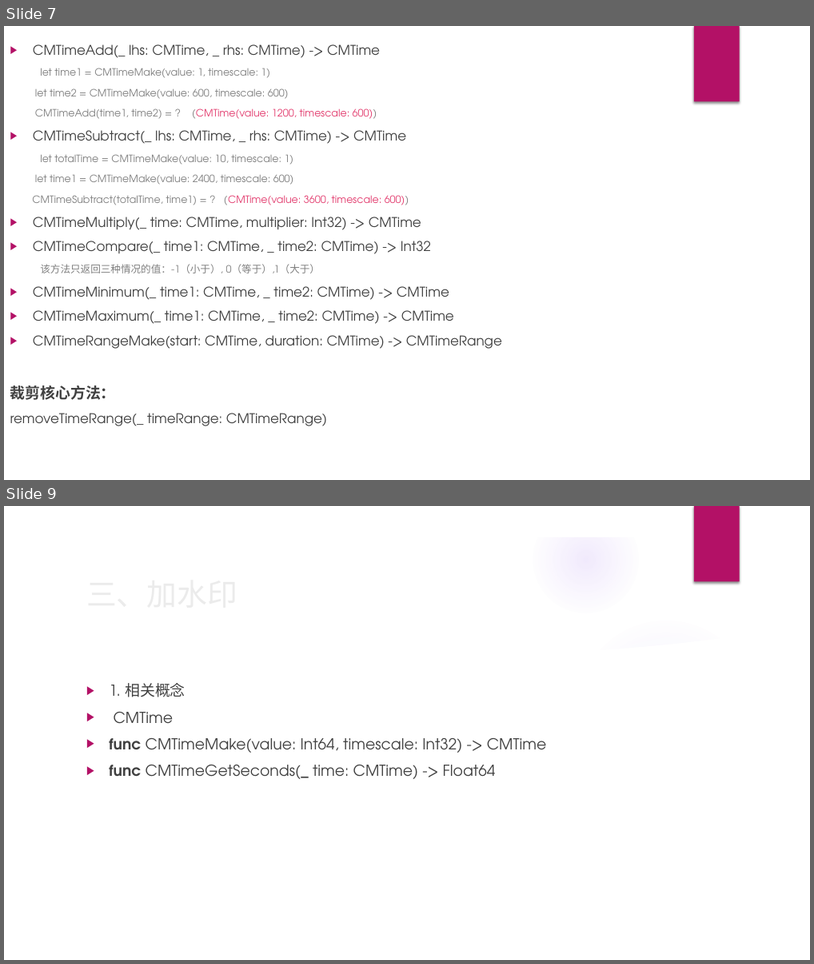
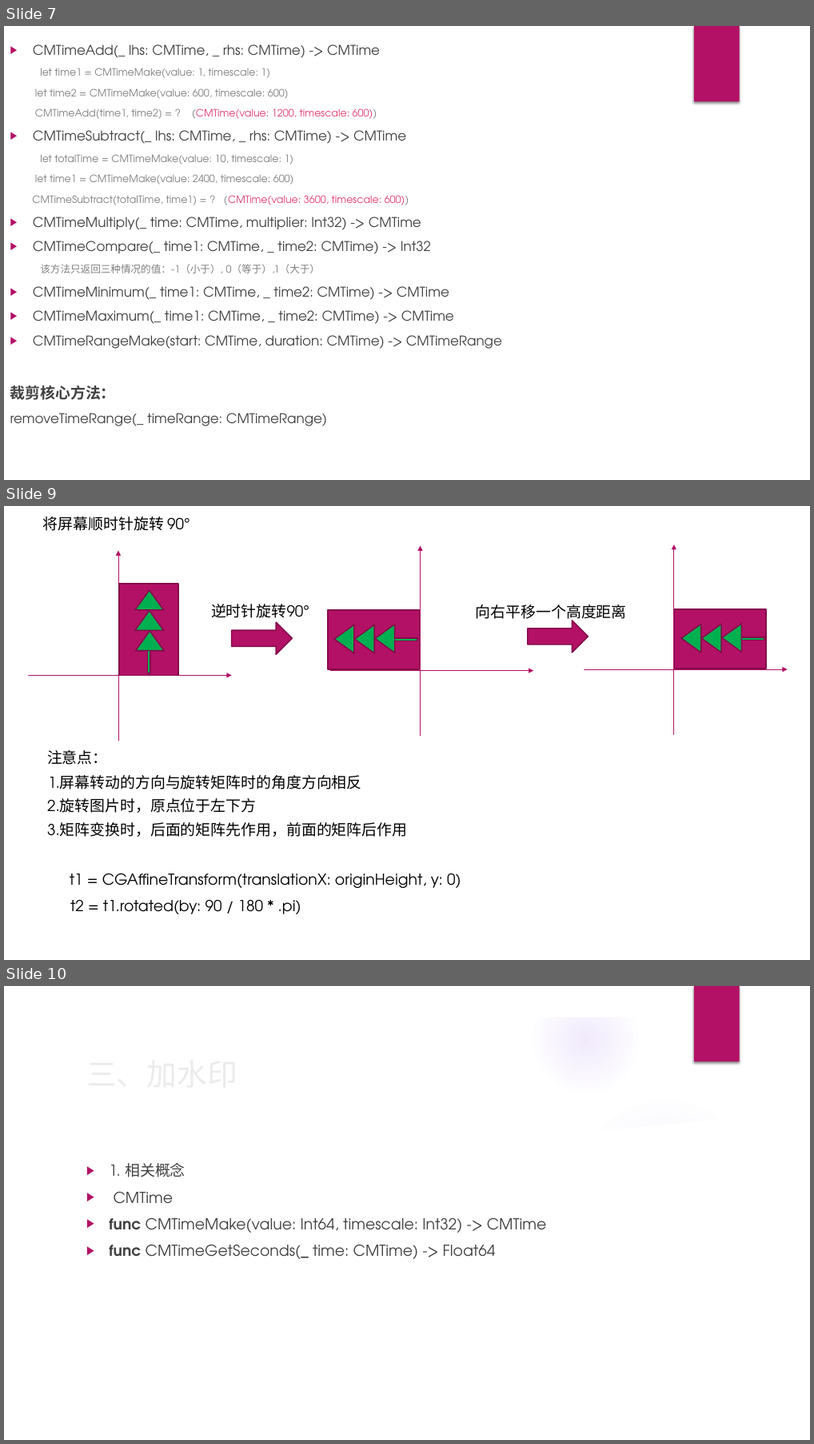
Before and after one commit to benben2019/BBVideoBox, a slide deck: AVFoundation-音视频剪辑.pptx. Shown one above the other, each under a label of ours: slides 7 and 9 before the commit, slides 7, 9 and 10 after it; the slides between them are not shown. The pictures are 814x964 and 814x1444 pixels, drawn with LibreOffice and Linux fonts; fonts in the diff are those of the drawing; background and template pictures are left out. Boxes give left, top, right and bottom in pixels: in the first picture for what was removed or moved away, otherwise in the second. Text is boxed around its words. In the diff, an @@ line names an element or a change of style, - is before the commit and + after.

```diff
--- a/AVFoundation-音视频剪辑.pptx
+++ b/AVFoundation-音视频剪辑.pptx
@@ slide 9 added at bbox=[4, 506, 810, 960], background #FFFFFF @@
@@ text added at bbox=[43, 516, 190, 531], 18 pt, text #000000 @@
+将屏幕顺时针旋转 90°
@@ arrow added from (118, 740) to (118, 550), #B31166 0.75 pt @@
@@ arrow added from (421, 736) to (421, 546), #B31166 0.75 pt @@
@@ arrow added from (674, 735) to (674, 544), #B31166 0.75 pt @@
@@ text added at bbox=[211, 604, 310, 618], 18 pt, text #000000 @@
+逆时针旋转90°
@@ right arrow added at bbox=[232, 622, 293, 654], fill #B31166, outline #840D4B 1.5 pt @@
@@ text added at bbox=[476, 604, 627, 622], 18 pt, text #000000 @@
+向右平移一个高度距离
@@ right arrow added at bbox=[528, 620, 588, 652], fill #B31166, outline #840D4B 1.5 pt @@
@@ group added at bbox=[328, 610, 420, 669]: 3 triangles, 2 rectangles @@
@@ group added at bbox=[675, 609, 767, 668]: 3 triangles, 2 rectangles @@
@@ group added at bbox=[119, 584, 179, 676]: 3 triangles, 2 rectangles @@
@@ arrow added from (330, 671) to (534, 671), #B31166 0.75 pt @@
@@ arrow added from (585, 669) to (788, 669), #B31166 0.75 pt @@
@@ arrow added from (29, 676) to (232, 676), #B31166 0.75 pt @@
@@ group added at bbox=[47, 750, 407, 836]: 4 texts @@
+注意点：
+1.屏幕转动的方向与旋转矩阵时的角度方向相反
+2.旋转图片时，原点位于左下方
+3.矩阵变换时，后面的矩阵先作用，前面的矩阵后作用
@@ text added at bbox=[70, 872, 461, 888], 18 pt, text #000000 @@
+t1 = CGAffineTransform(translationX: originHeight, y: 0)
@@ text added at bbox=[70, 900, 302, 914], 18 pt, text #000000 @@
+t2 = t1.rotated(by: 90 / 180 * .pi)
@@ what was slide 9 is now slide 10 @@
```
Also in this commit, not shown: 2 slides changed, 1 other file.
